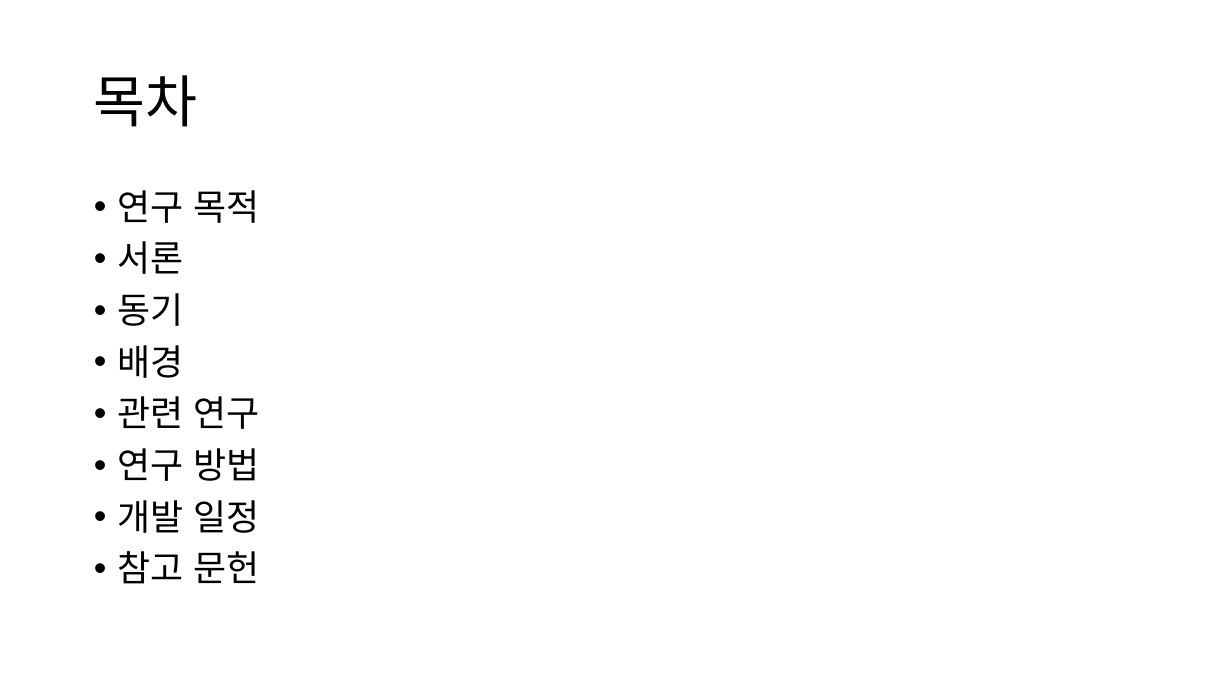
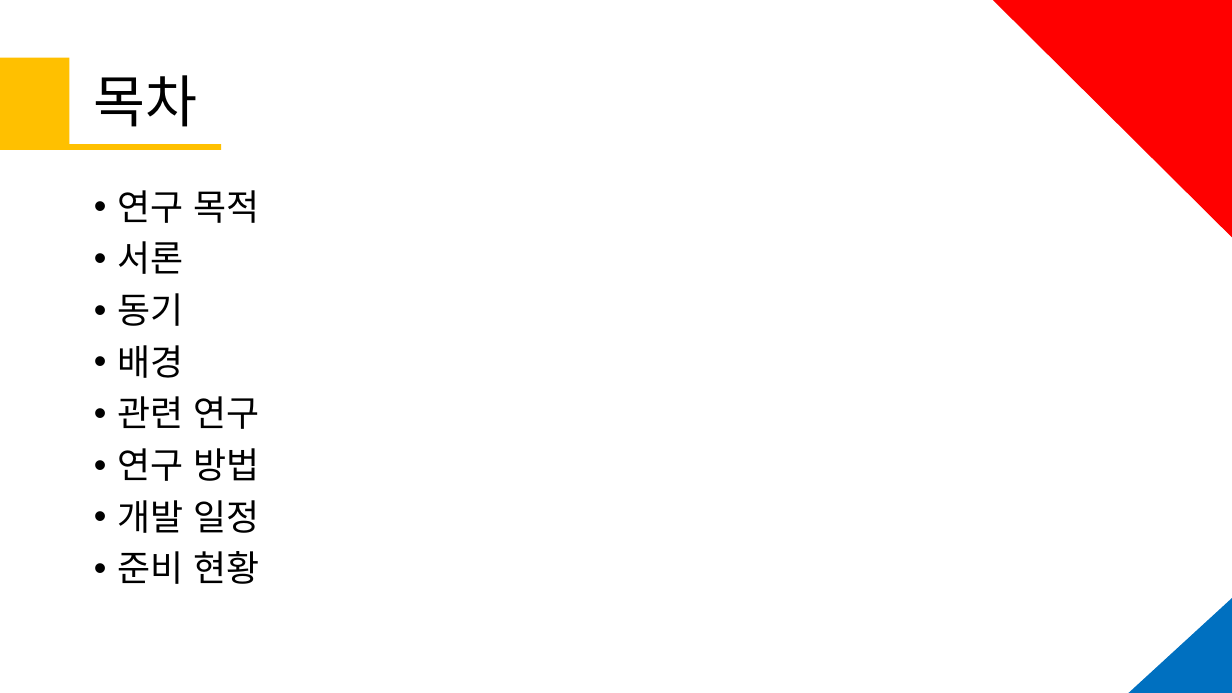
Before and after one commit to KU-t/1920-thesis, a slide deck: slide 2 of 졸업작품 제안서/제안서191203ver.1.pptx. Drawn at 1232x693 pixels with LibreOffice and Linux fonts; fonts in the diff are those of the drawing. Boxes give left, top, right and bottom in pixels: in the first picture for what was removed or moved away, otherwise in the second. Text is boxed around its words. In the diff, an @@ line names an element or a change of style, - is before the commit and + after.

```diff
--- a/졸업작품 제안서/제안서191203ver.1.pptx
+++ b/졸업작품 제안서/제안서191203ver.1.pptx
@@ triangle added at (994,1,1232,237), fill #FF0000, outline #FF0000 1 pt @@
@@ rectangle added at (0,57,69,150), fill #FFC000 @@
@@ rectangle added at (0,144,221,150), fill #FFC000 @@
@@ text at (117,551,259,584): text changed @@
-• 참고 문헌
+• 준비 현황
@@ triangle added at (1129,599,1232,693), fill #0070C0, outline #0070C0 1 pt @@
```
Also in this commit, not shown: 11 other slides changed, 3 slides added, 3 slides removed, 21 other files.
